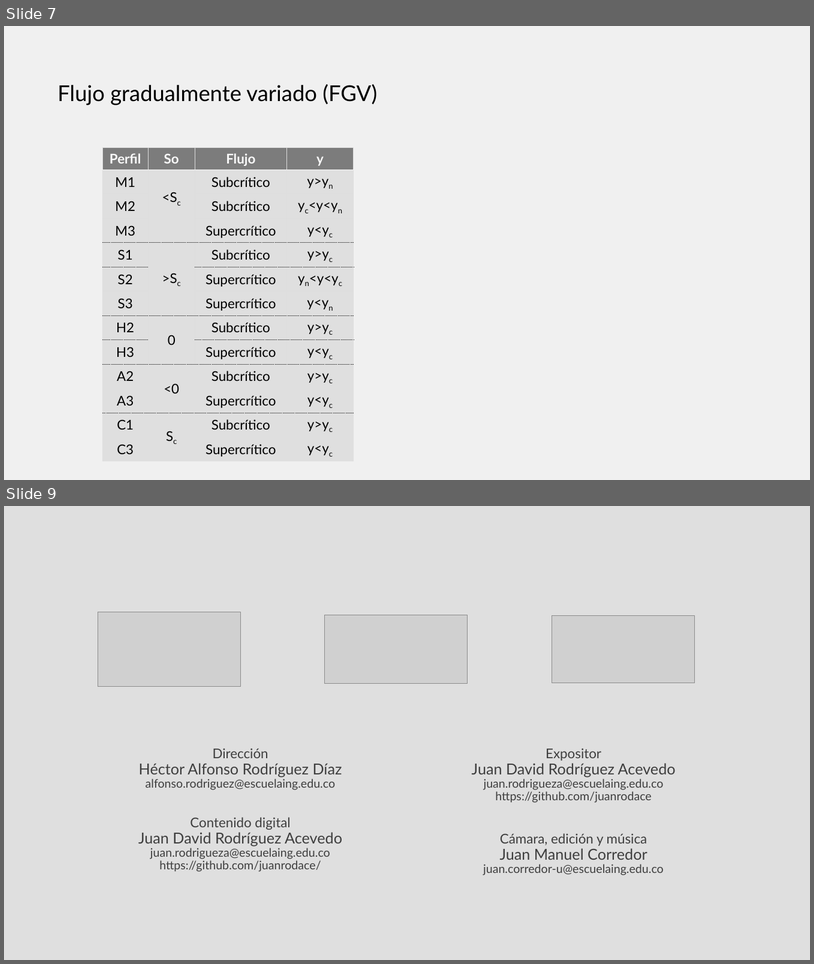
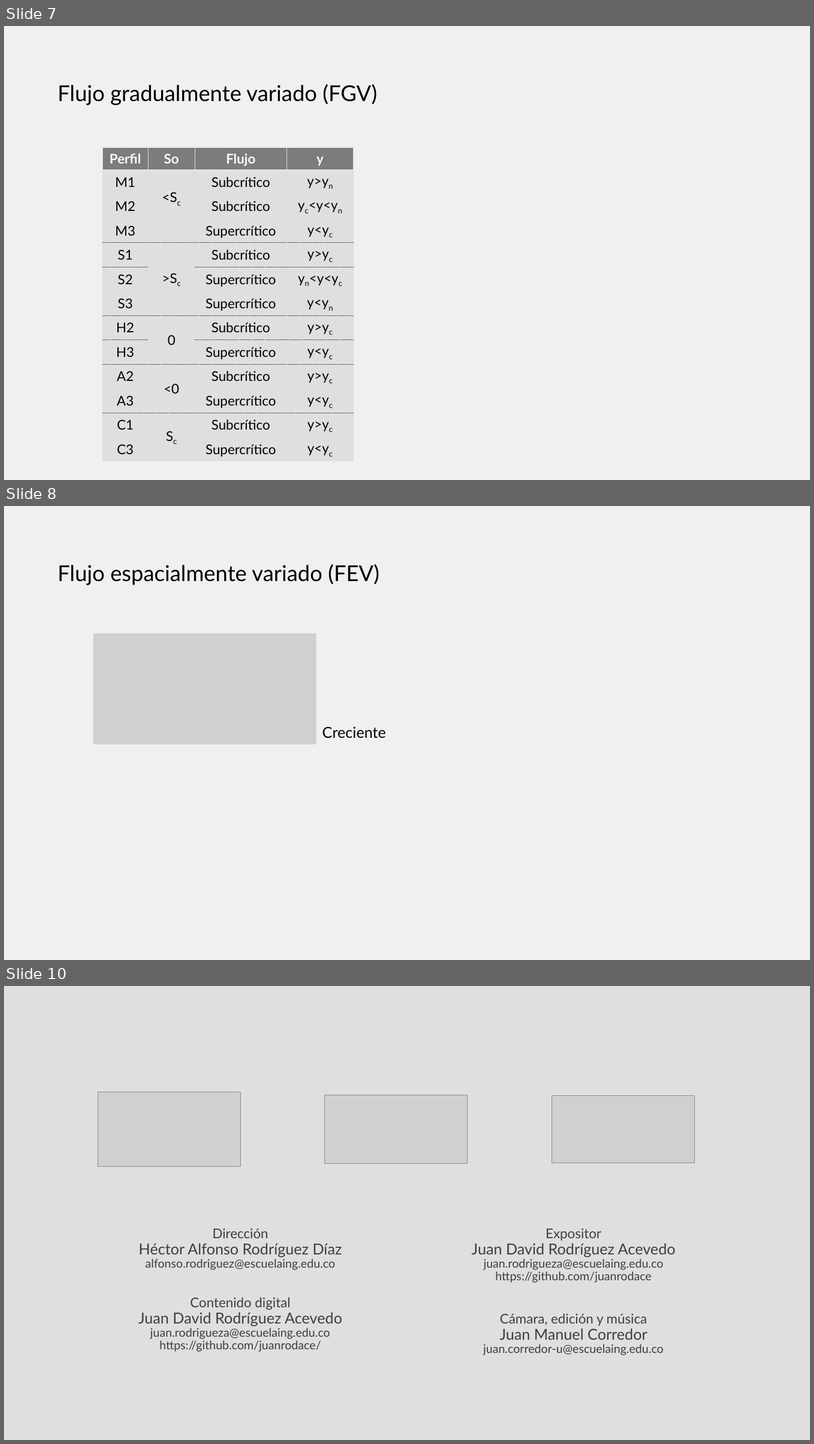
Before and after one commit to juanrodace/J.HRAS, a slide deck: Section01/VariedFlow/HRAS.S1.VF.pptx. Shown one above the other, each under a label of ours: slides 7 and 9 before the commit, slides 7, 8 and 10 after it; the slides between them are not shown. The pictures are 814x964 and 814x1444 pixels, drawn with LibreOffice and Linux fonts; fonts in the diff are those of the drawing; grey boxes stand for pictures. Boxes give left, top, right and bottom in pixels: in the first picture for what was removed or moved away, otherwise in the second. Text is boxed around its words. In the diff, an @@ line names an element or a change of style, - is before the commit and + after.

```diff
--- a/Section01/VariedFlow/HRAS.S1.VF.pptx
+++ b/Section01/VariedFlow/HRAS.S1.VF.pptx
@@ slide 8 added at [4, 506, 810, 960], background #F0F0F0 @@
@@ title added at [57, 564, 380, 585], 26 pt, text #000000 @@
+Flujo espacialmente variado (FEV)
@@ picture added at [93, 634, 317, 744] @@
@@ text added at [323, 726, 386, 738], 18 pt, text #000000 @@
+Creciente
@@ what was slide 9 is now slide 10 @@
```
Also in this commit, not shown: 1 slide changed, 3 other files.
